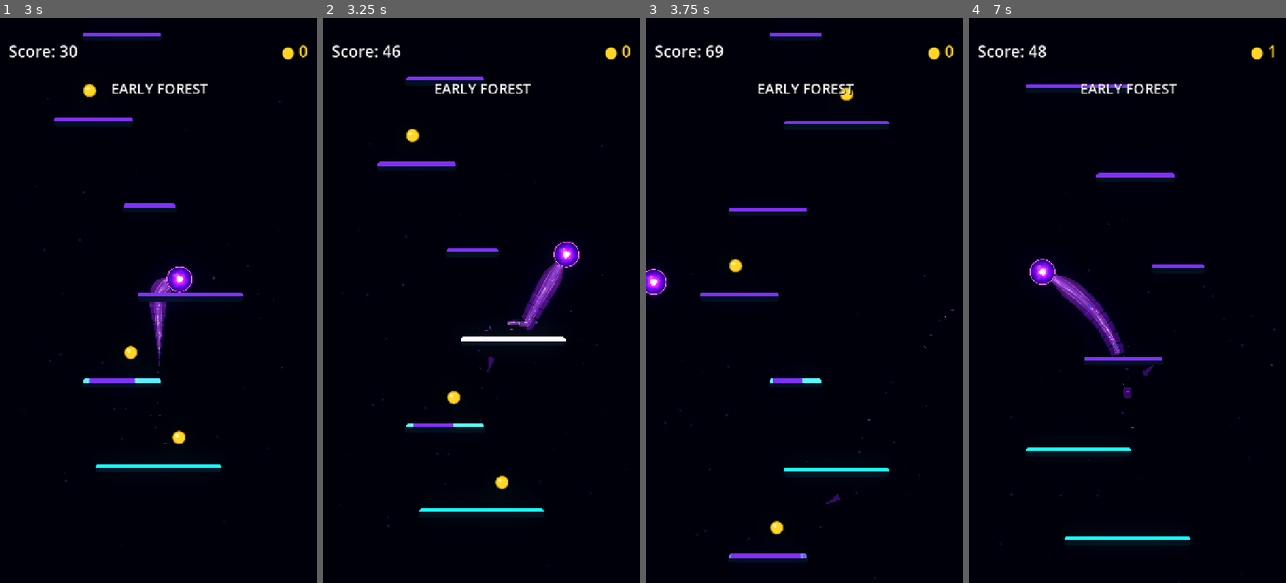
Above: before the commit, frames 1-4 (left to right).
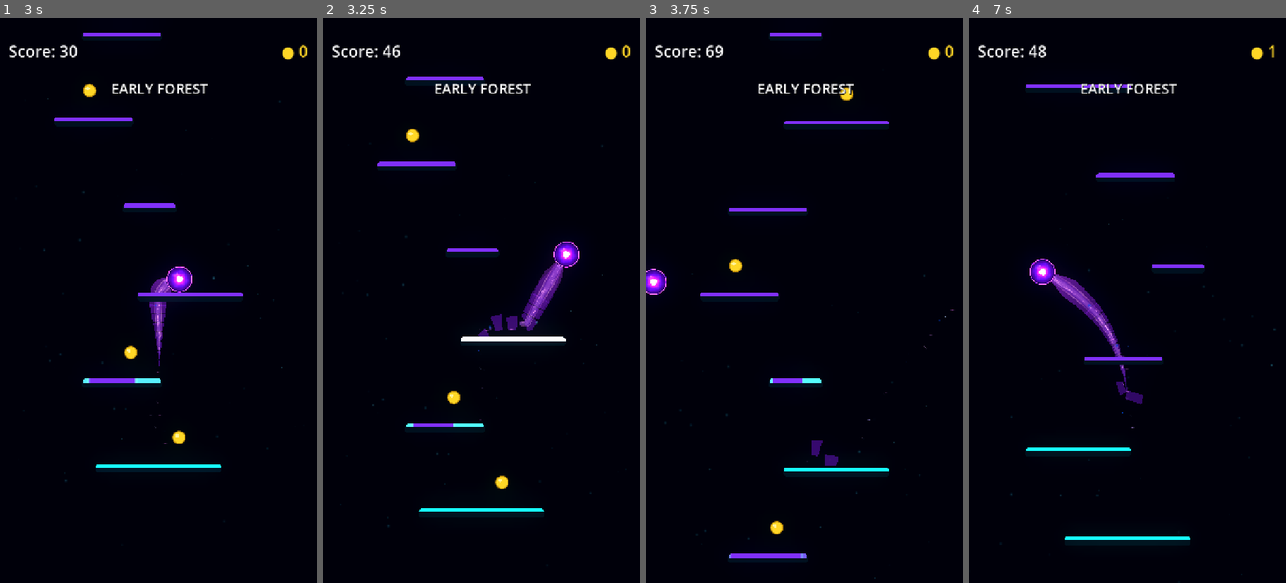
Above: after the commit, the same moments.

Repository: Kryodo/TowerJump
Game: Godot game, scene res://scenes/main.tscn
Same seed, same stepped clock (60 frames per second), same inputs: the game is played once before the commit and once after it.
Inputs (mouse positions are in pixels of both pictures, inside the frame that each line leads up to):
- Up to frame 1 (3 s): move the mouse to (228, 272) at 0.52 s; hold Right (ui_right) 0.53-1.25 s; click (228, 272) at 0.67 s; drag from (95, 328) to (148, 193) at 1.27 s; click "Nochmal spielen" at 2 s; move the mouse to (190, 176) at 2.77 s; hold Right (ui_right) from 2.78 s (still down)
- Up to frame 2 (3.25 s): keep holding Right (ui_right)
- Up to frame 3 (3.75 s): release Right (ui_right) at 3.5 s; drag from (788, 413) to (734, 215) at 3.52 s
- Up to frame 4 (7 s): move the mouse to (1222, 385) at 4.27 s; hold Left (ui_left) 4.28-5 s; click "Nochmal spielen" at 5 s; drag from (1032, 215) to (1117, 204) at 5.77 s; move the mouse to (1143, 300) at 6.52 s; hold Left (ui_left) from 6.53 s (still down); click (1143, 300) at 6.67 s

Frame 1 is identical in both runs. In frame 2, 0.3% of the frame differs, in the area x 48-76%, y 43-63%; in frame 3, 0.2%; in frame 4, 0.5%, in the area x 25-59%, y 45-69%.

Commit message:
Restore pre-shear landing-burst checkpoint

Diff:
--- a/scripts/ball_trail.gd
+++ b/scripts/ball_trail.gd
@@ -15,10 +15,9 @@
 const ORB_RIM_CENTER_RADIUS_RATIO: float = 0.93
 const SHED_CONNECTED_END_PROGRESS: float = 0.38
 const SHED_GEOMETRY_PIECE_CAPACITY: int = 12
+const SHED_BURST_PIECE_COUNT: int = 3
+const SHED_BURST_SPACING: float = 0.05
 const MAX_ACTIVE_SHED_BREAKS: int = 3
-const SHED_MIN_FRAGMENT_PROGRESS: float = 0.40
-const SHED_MAX_FRAGMENT_PROGRESS: float = 0.88
-const SHED_RECENT_PROGRESS_SEPARATION: float = 0.13
 
 @export_category("Visual Palette")
 @export_enum("Electric Blue", "Rich Violet") var visual_palette: int = 0
@@ -41,9 +40,9 @@
 var _trail_time: float = 0.0
 var _last_emission_direction: Vector2 = Vector2.DOWN
 var _ball_surface_radius: float = 29.9
-var _landing_shear_pending: bool = false
+var _shed_burst_remaining: int = 0
+var _shed_burst_clock: float = 0.0
 var _shed_sequence: int = 0
-var _recent_shed_progresses: Array[float] = []
 var _detached_shed_fragments: Array[Dictionary] = []
 var _shed_geometry_pieces: Array[Polygon2D] = []
 var _shed_piece_ranges: Array[Dictionary] = []
@@ -244,13 +243,8 @@
 	_trail_time += delta
 	if not shedding_enabled:
 		_shed_break_events.clear()
-		_landing_shear_pending = false
-	else:
-		for event in _shed_break_events:
-			event["hold_remaining"] = maxf(
-				float(event.get("hold_remaining", 0.0)) - delta,
-				0.0
-			)
+		_shed_burst_remaining = 0
+		_shed_burst_clock = 0.0
 	var current_world_position: Vector2 = ball.global_position
 	var movement: Vector2 = current_world_position - _previous_ball_position
 	var distance_from_trail: float = movement.length()
@@ -272,7 +266,7 @@
 			_points.pop_back()
 			_point_ids.pop_back()
 
-	_update_trail_lines()
+	_update_trail_lines(delta)
 	_update_detached_shed_fragments(delta)
 	_update_rim_breath()
 	_update_particle_emitters(current_world_position, movement, distance_from_trail)
@@ -290,7 +284,7 @@
 		_unified_contour.modulate = Color(rim_breath, rim_breath, rim_breath, 1.0)
 
 
-func _update_trail_lines() -> void:
+func _update_trail_lines(delta: float = 0.0) -> void:
 	if _points.size() < 2:
 		_clear_shed_line_spans()
 		if _unified_shape != null:
@@ -302,7 +296,7 @@
 		return
 
 	_rebuild_shed_line_spans()
-	_update_unified_comet_shape()
+	_update_unified_comet_shape(delta)
 
 
 func _initialize_split_line_pools() -> void:
@@ -400,9 +394,9 @@
 				+ aura_points[point_index - 1].distance_to(aura_points[point_index])
 			)
 
+	var spans: Array[Vector2i] = _get_live_shed_line_spans()
 	var energy_total: float = energy_distances[energy_distances.size() - 1]
 	var aura_total: float = aura_distances[aura_distances.size() - 1]
-	var spans: Array[Vector2i] = _get_live_shed_line_spans(aura_distances, aura_total)
 	var has_gaps: bool = true
 	if spans.size() == 1:
 		var only_span: Vector2i = spans[0]
@@ -491,24 +485,14 @@
 		line.width_curve = null
 
 
-func _get_live_shed_line_spans(reference_distances: Array[float], reference_total: float) -> Array[Vector2i]:
+func _get_live_shed_line_spans() -> Array[Vector2i]:
 	var cut_ranges: Array[Vector2i] = []
 	if shedding_enabled:
 		for event in _shed_break_events:
 			var start_index: int = _point_ids.find(int(event["start_id"]))
 			var end_index: int = _point_ids.find(int(event["end_id"]))
-			if start_index < 0 or end_index < 0:
-				if float(event.get("hold_remaining", 0.0)) > 0.0:
-					var fallback_start: float = clampf(float(event.get("start_progress", 0.0)), 0.0, 1.0)
-					var fallback_end: float = clampf(float(event.get("end_progress", 1.0)), 0.0, 1.0)
-					var fallback_start_distance: float = minf(fallback_start, fallback_end) * reference_total
-					var fallback_end_distance: float = maxf(fallback_start, fallback_end) * reference_total
-					var fallback_cut_start: int = _nearest_trail_sample_index(fallback_start_distance, reference_distances)
-					var fallback_cut_end: int = _nearest_trail_sample_index(fallback_end_distance, reference_distances)
-					cut_ranges.append(Vector2i(fallback_cut_start, fallback_cut_end))
-					continue
-				if start_index < 0 and end_index < 0:
-					continue
+			if start_index < 0 and end_index < 0:
+				continue
 
 			var cut_start: int
 			var cut_end: int
@@ -585,7 +569,7 @@
 
 
 
-func _update_unified_comet_shape() -> void:
+func _update_unified_comet_shape(delta: float = 0.0) -> void:
 	if _unified_shape == null or _points.size() < 2:
 		return
 
@@ -746,10 +730,10 @@
 				)
 		_unified_contour.points = contour_points
 
-	# Detach only after this frame's geometry has been rebuilt, so the selected
-	# source range and persistent hole describe the same surviving trail.
-	_process_pending_landing_shear(
-		path, cumulative_distances, total_distance, tangents, normals, half_widths
+	# The trail geometry and candidate ranges have now been rebuilt for this
+	# frame. Release at most one queued fragment from those fresh surviving ranges.
+	_process_shed_burst(
+		delta, path, cumulative_distances, total_distance, tangents, normals, half_widths
 	)
 
 
@@ -777,17 +761,14 @@
 	if ball == null or event.ball != ball:
 		return
 
-	# Let the previous shear finish before allowing another one. This keeps the
-	# landing effect rare and readable instead of stacking several moving pieces.
-	for fragment in _detached_shed_fragments:
-		var existing_piece := fragment.get("node") as Polygon2D
-		if is_instance_valid(existing_piece):
-			return
-
-	_landing_shear_pending = true
-
-
-func _process_pending_landing_shear(
+	# A confirmed physical landing queues one deliberate burst; no shedding is
+	# driven by elapsed time while the ball is travelling between platforms.
+	_shed_burst_remaining = SHED_BURST_PIECE_COUNT
+	_shed_burst_clock = 0.0
+
+
+func _process_shed_burst(
+	delta: float,
 	path: Array[Vector2],
 	cumulative_distances: Array[float],
 	total_distance: float,
@@ -795,18 +776,29 @@
 	normals: Array[Vector2],
 	half_widths: Array[float]
 ) -> void:
-	if not shedding_enabled or not _landing_shear_pending:
-		return
-
-	# A failed source selection is intentionally dropped rather than retried on
-	# a later frame, when the trail would have moved away from the landing.
-	_landing_shear_pending = false
+	if not shedding_enabled or _shed_burst_remaining <= 0:
+		return
+
+	if _shed_burst_clock > 0.0:
+		_shed_burst_clock = maxf(_shed_burst_clock - delta, 0.0)
+		if _shed_burst_clock > 0.0:
+			return
+
 	var previous_break_count: int = _shed_break_events.size()
 	_spawn_shed_fragment(
 		path, cumulative_distances, total_distance, tangents, normals, half_widths
 	)
+
+	# If the trail is not yet long enough or no eligible source polygon exists,
+	# discard this burst instead of producing a delayed, contextless fragment.
 	if _shed_break_events.size() == previous_break_count:
-		return
+		_shed_burst_remaining = 0
+		_shed_burst_clock = 0.0
+		return
+
+	_shed_burst_remaining -= 1
+	if _shed_burst_remaining > 0:
+		_shed_burst_clock = SHED_BURST_SPACING
 
 
 func _spawn_shed_fragment(
@@ -823,74 +815,26 @@
 		or total_distance < 105.0
 		or _detached_shed_fragments.size() >= 14
 		or _shed_break_events.size() >= MAX_ACTIVE_SHED_BREAKS
-		or _shed_piece_ranges.size() < 2
-		or _shed_geometry_container == null
+		or _shed_piece_ranges.is_empty()
 	):
 		return
 
-	# Form candidate pairs from adjacent, currently visible trail islands. The
-	# resulting shard is one continuous, wider piece rather than three tiny
-	# particle-like chips. Its source is rebuilt from the same ribbon geometry.
-	var candidate_pairs: Array[Dictionary] = []
-	for range_index in range(_shed_piece_ranges.size() - 1):
-		var first: Dictionary = _shed_piece_ranges[range_index]
-		var second: Dictionary = _shed_piece_ranges[range_index + 1]
-		var first_piece := first["node"] as Polygon2D
-		var second_piece := second["node"] as Polygon2D
-		if (
-			not is_instance_valid(first_piece)
-			or not is_instance_valid(second_piece)
-			or not first_piece.visible
-			or not second_piece.visible
-		):
-			continue
-
-		var start_distance: float = float(first["start_distance"])
-		var end_distance: float = float(second["end_distance"])
-		var gap_between: float = float(second["start_distance"]) - float(first["end_distance"])
-		var progress: float = (start_distance + end_distance) * 0.5 / total_distance
-		if (
-			gap_between < -0.1
-			or gap_between > 4.0
-			or progress < SHED_MIN_FRAGMENT_PROGRESS
-			or progress > SHED_MAX_FRAGMENT_PROGRESS
-			or end_distance - start_distance < 22.0
-		):
-			continue
-
-		candidate_pairs.append({
-			"first_index": range_index,
-			"second_index": range_index + 1,
-			"start_distance": start_distance,
-			"end_distance": end_distance,
-			"progress": progress
-		})
-
-	if candidate_pairs.is_empty():
-		return
-
-	# Prefer a source position well away from the last few shears. If the live
-	# gaps leave very few options, fall back to available pairs rather than
-	# forcing an awkward location or repeatedly choosing the same tail section.
-	var preferred_pairs: Array[Dictionary] = []
-	for candidate in candidate_pairs:
-		var progress: float = float(candidate["progress"])
-		var separated_from_recent: bool = true
-		for recent_progress in _recent_shed_progresses:
-			if absf(progress - recent_progress) < SHED_RECENT_PROGRESS_SEPARATION:
-				separated_from_recent = false
-				break
-		if separated_from_recent:
-			preferred_pairs.append(candidate)
-
-	var selection_pool: Array[Dictionary] = (
-		preferred_pairs if not preferred_pairs.is_empty() else candidate_pairs
-	)
-	var selected: Dictionary = selection_pool[randi_range(0, selection_pool.size() - 1)]
-	var first_range_index: int = int(selected["first_index"])
-	var second_range_index: int = int(selected["second_index"])
-	var start_distance: float = float(selected["start_distance"])
-	var end_distance: float = float(selected["end_distance"])
+	# Candidates are the actual lower-tail polygons currently visible in the
+	# scene. We clone one of those exact meshes instead of inventing a generic
+	# shard, then lock its source range out of the living trail.
+	var candidates: Array[Dictionary] = []
+	for piece_range in _shed_piece_ranges:
+		var progress: float = float(piece_range["progress"])
+		var source_piece := piece_range["node"] as Polygon2D
+		if progress >= 0.48 and progress <= 0.78 and is_instance_valid(source_piece) and source_piece.visible:
+			candidates.append(piece_range)
+	if candidates.is_empty():
+		return
+
+	var selected: Dictionary = candidates[_shed_sequence % candidates.size()]
+	var source_piece := selected["node"] as Polygon2D
+	if source_piece.polygon.size() < 4:
+		return
 
 	var world_root: Node2D = get_tree().current_scene as Node2D
 	if world_root == null:
@@ -898,28 +842,10 @@
 	if world_root == null:
 		return
 
-	# Build one mesh across both neighboring source intervals, then detach that
-	# actual ribbon section with the same body shader and full-trail UV values.
-	var fragment_source := Polygon2D.new()
-	fragment_source.name = "CometShearSource"
-	fragment_source.visible = false
-	_shed_geometry_container.add_child(fragment_source)
-	_build_shed_piece_polygon(
-		fragment_source, start_distance, end_distance, path,
-		cumulative_distances, total_distance, tangents, normals, half_widths
-	)
-	fragment_source.visible = false
-	fragment_source.material = (
-		_detached_piece_material if _detached_piece_material != null else _shed_piece_material
-	)
-	if fragment_source.polygon.size() < 4:
-		fragment_source.queue_free()
-		return
-
 	var world_vertices: Array[Vector2] = []
 	var centroid_global := Vector2.ZERO
-	for local_vertex in fragment_source.polygon:
-		var global_vertex: Vector2 = fragment_source.to_global(local_vertex)
+	for local_vertex in source_piece.polygon:
+		var global_vertex: Vector2 = source_piece.to_global(local_vertex)
 		world_vertices.append(global_vertex)
 		centroid_global += global_vertex
 	centroid_global /= float(world_vertices.size())
@@ -929,62 +855,53 @@
 		detached_polygon.append(global_vertex - centroid_global)
 
 	var shard := Polygon2D.new()
-	shard.name = "DetachedCometShear"
+	shard.name = "DetachedCometBodyPiece"
 	shard.z_as_relative = false
 	shard.z_index = -2
 	shard.polygon = detached_polygon
-	shard.uv = fragment_source.uv.duplicate()
-	shard.material = _detached_piece_material if _detached_piece_material != null else fragment_source.material
+	shard.uv = source_piece.uv.duplicate()
+	shard.material = _detached_piece_material if _detached_piece_material != null else source_piece.material
 	world_root.add_child(shard)
 	shard.global_position = centroid_global
 	shard.global_rotation = 0.0
-	fragment_source.queue_free()
-
-	var start_anchor_index: int = _nearest_trail_sample_index(start_distance, cumulative_distances)
-	var end_anchor_index: int = _nearest_trail_sample_index(end_distance, cumulative_distances)
-	if end_anchor_index <= start_anchor_index:
-		shard.queue_free()
-		return
-
-	var start_id: int = _point_ids[start_anchor_index]
-	var end_id: int = _point_ids[end_anchor_index]
-	var start_offset: float = start_distance - cumulative_distances[start_anchor_index]
-	var end_offset: float = end_distance - cumulative_distances[end_anchor_index]
-	var sequence_value: float = float(_shed_sequence)
-	var horizontal_side_value: float = sin(sequence_value * 17.17 + _trail_time * 0.73)
-	var side: float = -1.0 if horizontal_side_value < 0.0 else 1.0
-	var horizontal_speed: float = lerpf(90.0, 132.0, absf(sin(sequence_value * 11.31 + 0.4)))
-	var vertical_speed: float = sin(sequence_value * 7.73 + 2.1) * 30.0
-	var lifetime: float = lerpf(1.10, 1.38, absf(sin(sequence_value * 3.91 + 0.8)))
-	var angular_velocity: float = sin(sequence_value * 8.31 + 0.9) * 2.1
-
-	# The original samples may leave the capped history before this fragment
-	# finishes fading. Keep a progress-space fallback gap for the fragment's
-	# visible lifetime, then let it disappear naturally with the shear.
+
+	var start_id: int = int(selected["start_id"])
+	var end_id: int = int(selected["end_id"])
+	var start_anchor_index: int = _point_ids.find(start_id)
+	var end_anchor_index: int = _point_ids.find(end_id)
+	var start_offset: float = 0.0
+	var end_offset: float = 0.0
+	if start_anchor_index >= 0:
+		start_offset = float(selected["start_distance"]) - cumulative_distances[start_anchor_index]
+	if end_anchor_index >= 0:
+		end_offset = float(selected["end_distance"]) - cumulative_distances[end_anchor_index]
 	_shed_break_events.append({
 		"start_id": start_id,
 		"end_id": end_id,
 		"start_offset": start_offset,
-		"end_offset": end_offset,
-		"start_progress": start_distance / total_distance,
-		"end_progress": end_distance / total_distance,
-		"hold_remaining": lifetime + 0.10
+		"end_offset": end_offset
 	})
 
-	# Remove the two source islands immediately; rebuilding will keep every
-	# intersecting source interval absent as the history advances.
-	for range_index in [first_range_index, second_range_index]:
-		var source_range: Dictionary = _shed_piece_ranges[range_index]
-		var source_piece := source_range["node"] as Polygon2D
-		if is_instance_valid(source_piece):
-			source_piece.visible = false
-
-	_recent_shed_progresses.append(float(selected["progress"]))
-	while _recent_shed_progresses.size() > 3:
-		_recent_shed_progresses.pop_front()
-
-	# Use world-space horizontal ejection with only a small vertical component.
-	var velocity := Vector2(side * horizontal_speed, vertical_speed)
+	# Remove this very section immediately. Its anchor IDs keep the matching
+	# gap in the trail history as new samples are added at the orb end.
+	source_piece.visible = false
+
+	var source_distance: float = (
+		float(selected["start_distance"]) + float(selected["end_distance"])
+	) * 0.5
+	var source_index: int = _nearest_trail_sample_index(
+		source_distance, cumulative_distances
+	)
+	var sequence_value: float = float(_shed_sequence)
+	var side: float = -1.0 if _shed_sequence % 2 == 0 else 1.0
+	var outward_speed: float = lerpf(24.0, 44.0, absf(sin(sequence_value * 17.13 + 2.7)))
+	var drift_speed: float = lerpf(9.0, 22.0, absf(sin(sequence_value * 6.73 + 1.4)))
+	var lifetime: float = lerpf(0.42, 0.70, absf(sin(sequence_value * 3.91 + 0.8)))
+	var angular_velocity: float = sin(sequence_value * 8.31 + 0.9) * 3.0
+	var velocity: Vector2 = (
+		normals[source_index] * side * outward_speed
+		+ tangents[source_index] * drift_speed
+	)
 	_detached_shed_fragments.append({
 		"node": shard,
 		"velocity": velocity,
@@ -1009,11 +926,11 @@
 		var age: float = float(fragment["age"]) + delta
 		var lifetime: float = float(fragment["lifetime"])
 		var velocity: Vector2 = fragment["velocity"]
-		velocity.y += 7.0 * delta
-		velocity *= maxf(0.0, 1.0 - delta * 0.45)
+		velocity.y += 10.0 * delta
+		velocity *= maxf(0.0, 1.0 - delta * 0.8)
 		shard.global_position += velocity * delta
 		shard.rotation += float(fragment["angular_velocity"]) * delta
-		var fade: float = 1.0 - smoothstep(lifetime * 0.56, lifetime, age)
+		var fade: float = 1.0 - smoothstep(lifetime * 0.18, lifetime, age)
 		var tint: Color = shard.modulate
 		tint.a = float(fragment["base_alpha"]) * fade
 		shard.modulate = tint
@@ -1273,7 +1190,7 @@
 		# Keep a break while either boundary sample survives. When the older
 		# boundary leaves the capped trail, the hole contracts naturally from
 		# the tail instead of the original source geometry suddenly respawning.
-		if start_index < 0 and end_index < 0 and float(event.get("hold_remaining", 0.0)) <= 0.0:
+		if start_index < 0 and end_index < 0:
 			_shed_break_events.remove_at(event_index)
 
 
@@ -1286,17 +1203,8 @@
 	for event in _shed_break_events:
 		var start_index: int = _point_ids.find(int(event["start_id"]))
 		var end_index: int = _point_ids.find(int(event["end_id"]))
-		if start_index < 0 or end_index < 0:
-			if float(event.get("hold_remaining", 0.0)) > 0.0:
-				var fallback_start: float = clampf(float(event.get("start_progress", 0.0)), 0.0, 1.0)
-				var fallback_end: float = clampf(float(event.get("end_progress", 1.0)), 0.0, 1.0)
-				var fallback_distance_start: float = minf(fallback_start, fallback_end) * total_distance
-				var fallback_distance_end: float = maxf(fallback_start, fallback_end) * total_distance
-				if fallback_distance_start < interval_end - 0.8 and fallback_distance_end > interval_start + 0.8:
-					return true
-				continue
-			if start_index < 0 and end_index < 0:
-				continue
+		if start_index < 0 and end_index < 0:
+			continue
 
 		var event_start: float = 0.0
 		var event_end: float = total_distance
@@ -1333,20 +1241,8 @@
 			var event: Dictionary = _shed_break_events[event_index]
 			var start_index: int = _point_ids.find(int(event["start_id"]))
 			var end_index: int = _point_ids.find(int(event["end_id"]))
-			if start_index < 0 or end_index < 0:
-				if float(event.get("hold_remaining", 0.0)) > 0.0:
-					var fallback_start: float = clampf(float(event.get("start_progress", 0.0)), 0.0, 1.0)
-					var fallback_end: float = clampf(float(event.get("end_progress", 1.0)), 0.0, 1.0)
-					var fallback_start_distance: float = minf(fallback_start, fallback_end) * total_distance
-					var fallback_end_distance: float = maxf(fallback_start, fallback_end) * total_distance
-					if fallback_end_distance - fallback_start_distance > 0.01:
-						intervals[event_index] = Vector2(
-							fallback_start_distance / total_distance,
-						fallback_end_distance / total_distance
-						)
-					continue
-				if start_index < 0 and end_index < 0:
-					continue
+			if start_index < 0 and end_index < 0:
+				continue
 
 			var start_distance: float = 0.0
 			var end_distance: float = total_distance
